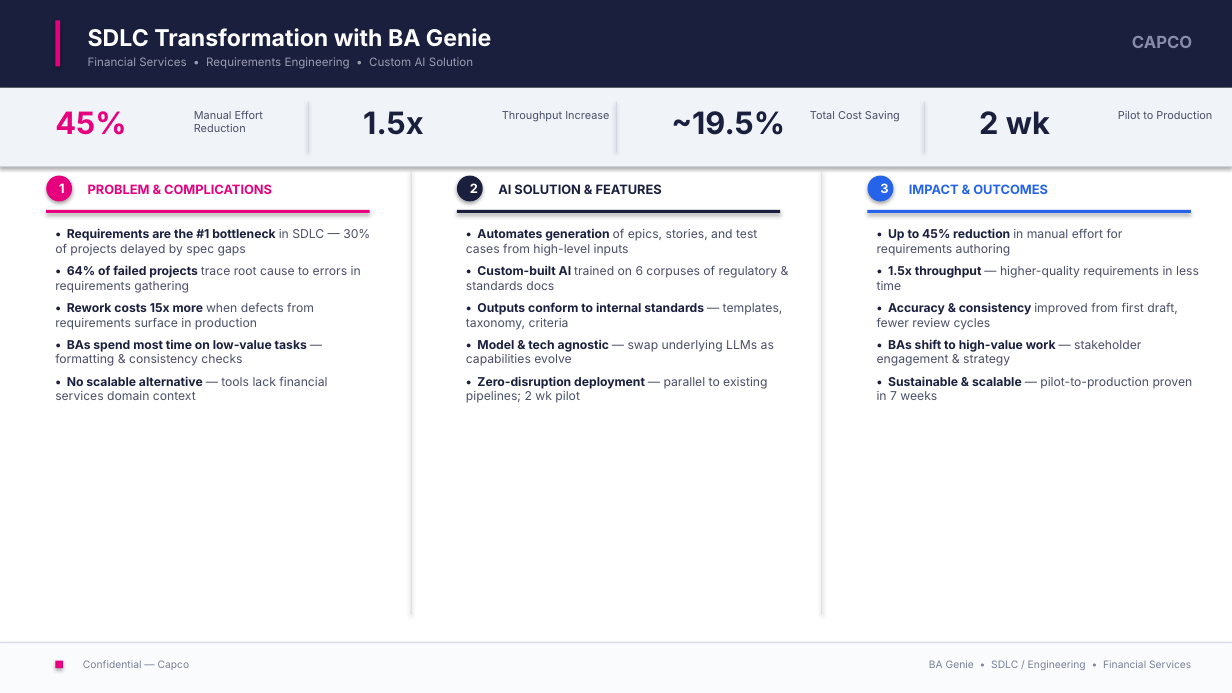
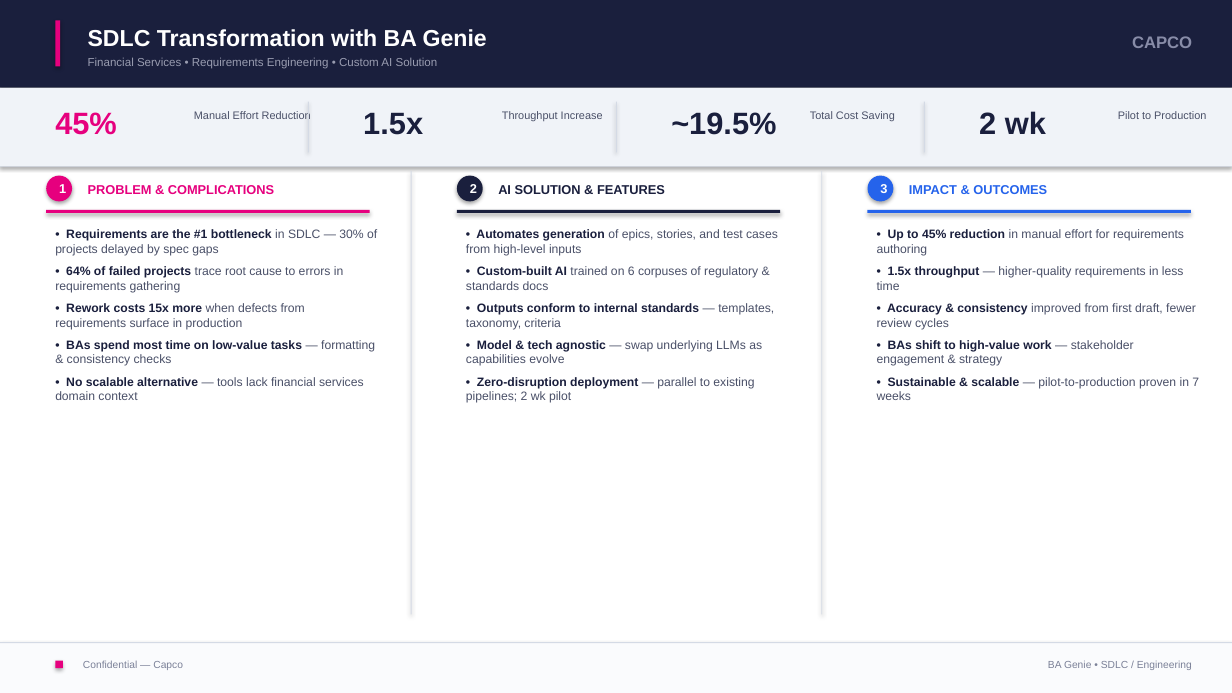
Before and after one commit to JessieWang0926/Intake-to-GTM, a slide deck: slide 2 of Demo One Slider - Light.pptx. Drawn at 1232x693 pixels with LibreOffice and Linux fonts; fonts in the diff are those of the drawing. Boxes give left, top, right and bottom in pixels: in the first picture for what was removed or moved away, otherwise in the second. Text is boxed around its words. In the diff, an @@ line names an element or a change of style, - is before the commit and + after.

```diff
--- a/Demo One Slider - Light.pptx
+++ b/Demo One Slider - Light.pptx
@@ font Inter to Arial in 18 elements at box(88, 29, 487, 47), box(88, 57, 438, 69), box(55, 112, 117, 135), box(194, 111, 311, 119), box(363, 112, 423, 135), box(502, 111, 603, 121), box(671, 112, 776, 135), box(810, 111, 894, 121), box(979, 111, 1046, 134), box(1118, 111, 1206, 119), box(46, 176, 72, 201), box(88, 185, 274, 194), box(55, 229, 377, 400), box(498, 185, 665, 194), box(466, 229, 778, 403), box(909, 185, 1047, 194), box(877, 229, 1199, 400), box(83, 661, 183, 670) @@
@@ text at box(1048, 660, 1192, 670): text changed; font Inter to Arial @@
-BA Genie • SDLC / Engineering • Financial Services
+BA Genie • SDLC / Engineering
```
Also in this commit, not shown: 2 other slides changed, 2 other files.
